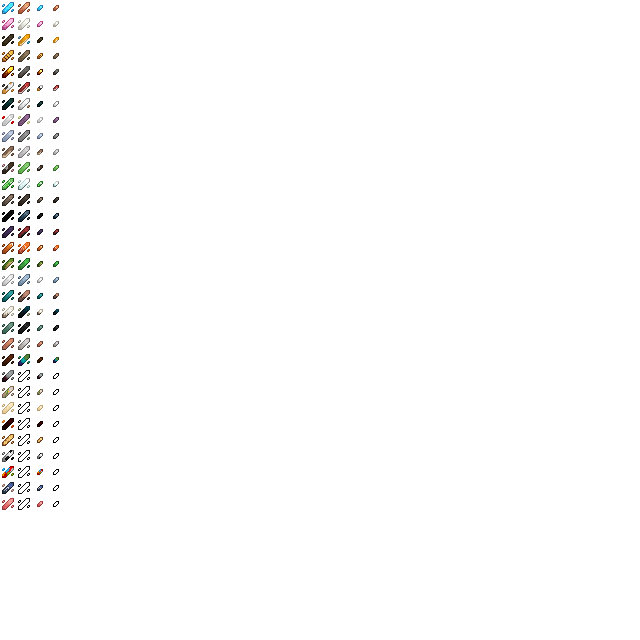
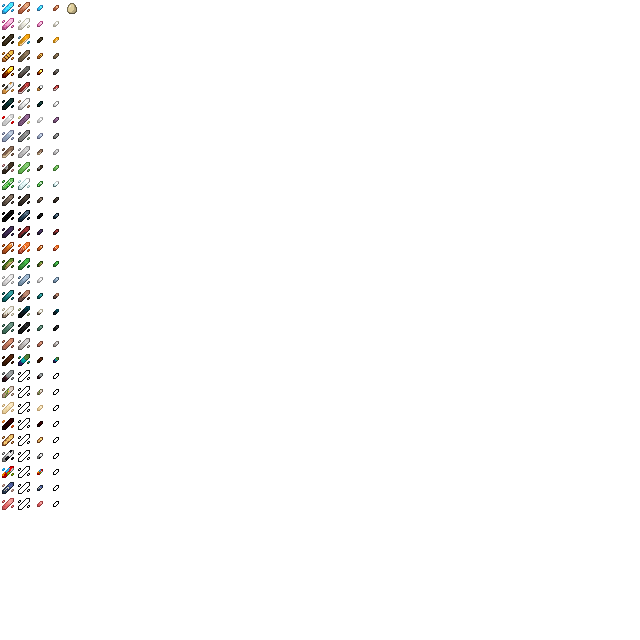
Revision of a layered 640×640 image; what changed, layer by layer:
added layer "egg.png" above "Small Shards" over (67, 3, 77, 14)
